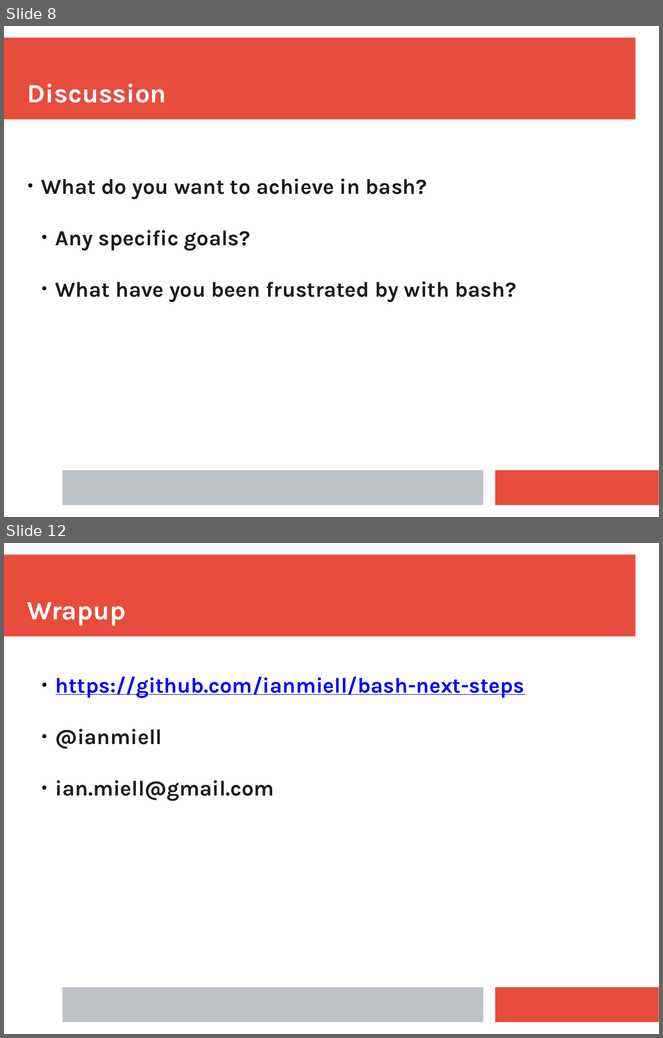
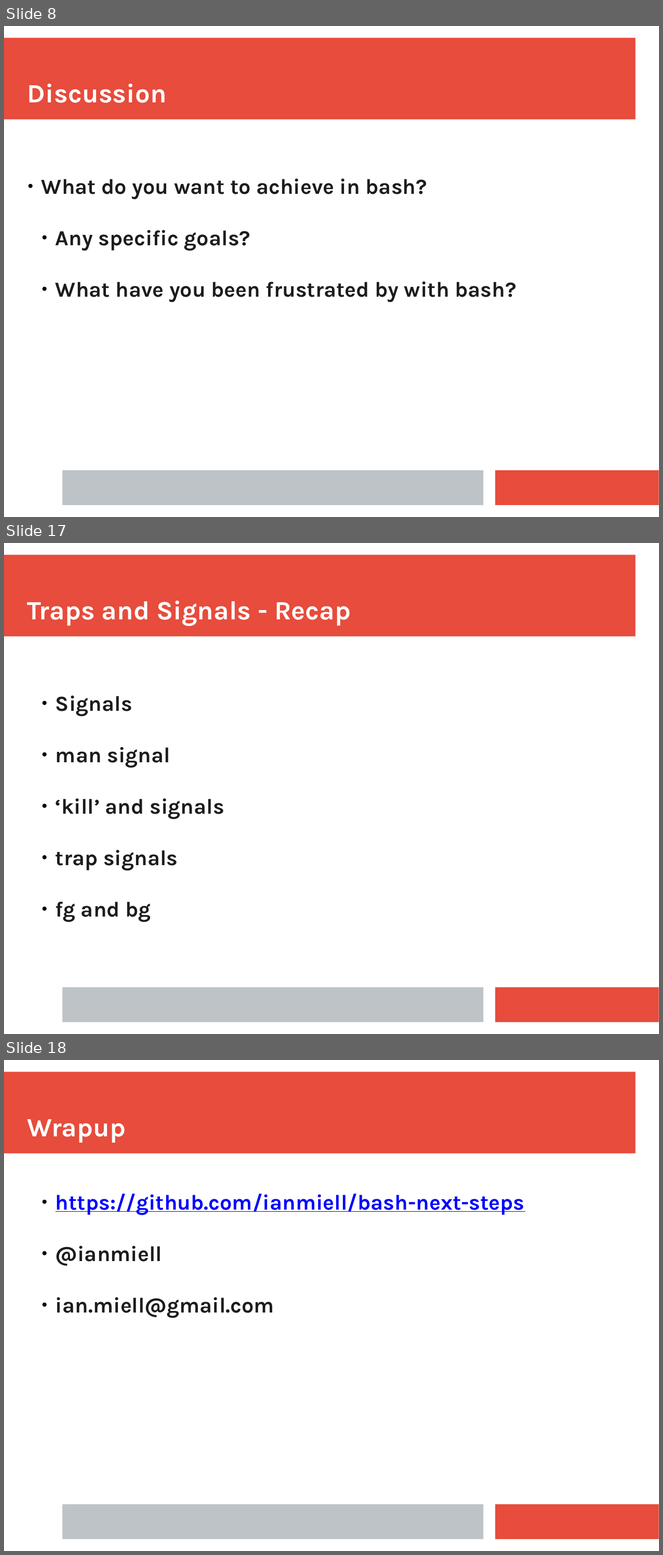
Before and after one commit to ianmiell/bash-next-steps, a slide deck: slides/bash_next_steps.pptx. Shown one above the other, each under a label of ours: slides 8 and 12 before the commit, slides 8, 17 and 18 after it; the slides between them are not shown. The pictures are 663x1038 and 663x1555 pixels, drawn with LibreOffice and Linux fonts; fonts in the diff are those of the drawing. Boxes give left, top, right and bottom in pixels: in the first picture for what was removed or moved away, otherwise in the second. Text is boxed around its words. In the diff, an @@ line names an element or a change of style, - is before the commit and + after.

```diff
--- a/slides/bash_next_steps.pptx
+++ b/slides/bash_next_steps.pptx
@@ slide 17 added at box(4, 543, 659, 1034), background #FFFFFF; not listed: 3 template elements that a slide beside it also shows @@
@@ text added at box(27, 601, 351, 626), 32 pt, text #FFFFFF, bold @@
+Traps and Signals - Recap
@@ text added at box(55, 695, 224, 923), 26 pt, text #1C1C1C, bold @@
+  ● Signals
+  ● man signal
+  ● ‘kill’ and signals
+  ● trap signals
+  ● fg and bg
@@ what was slide 12 is now slide 18 @@
```
Also in this commit, not shown: 3 slides changed, 5 other slides added, 1 other file.
